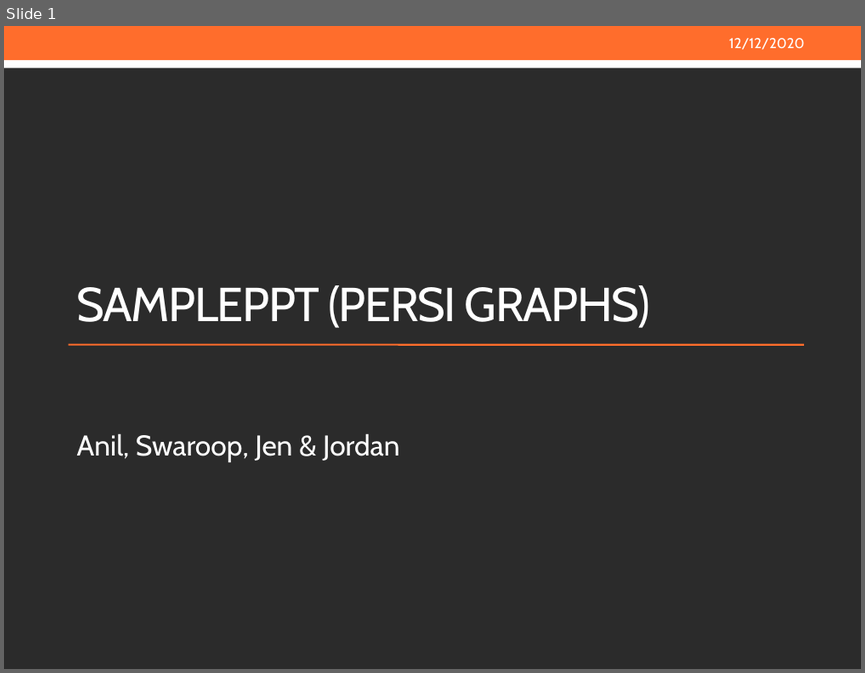
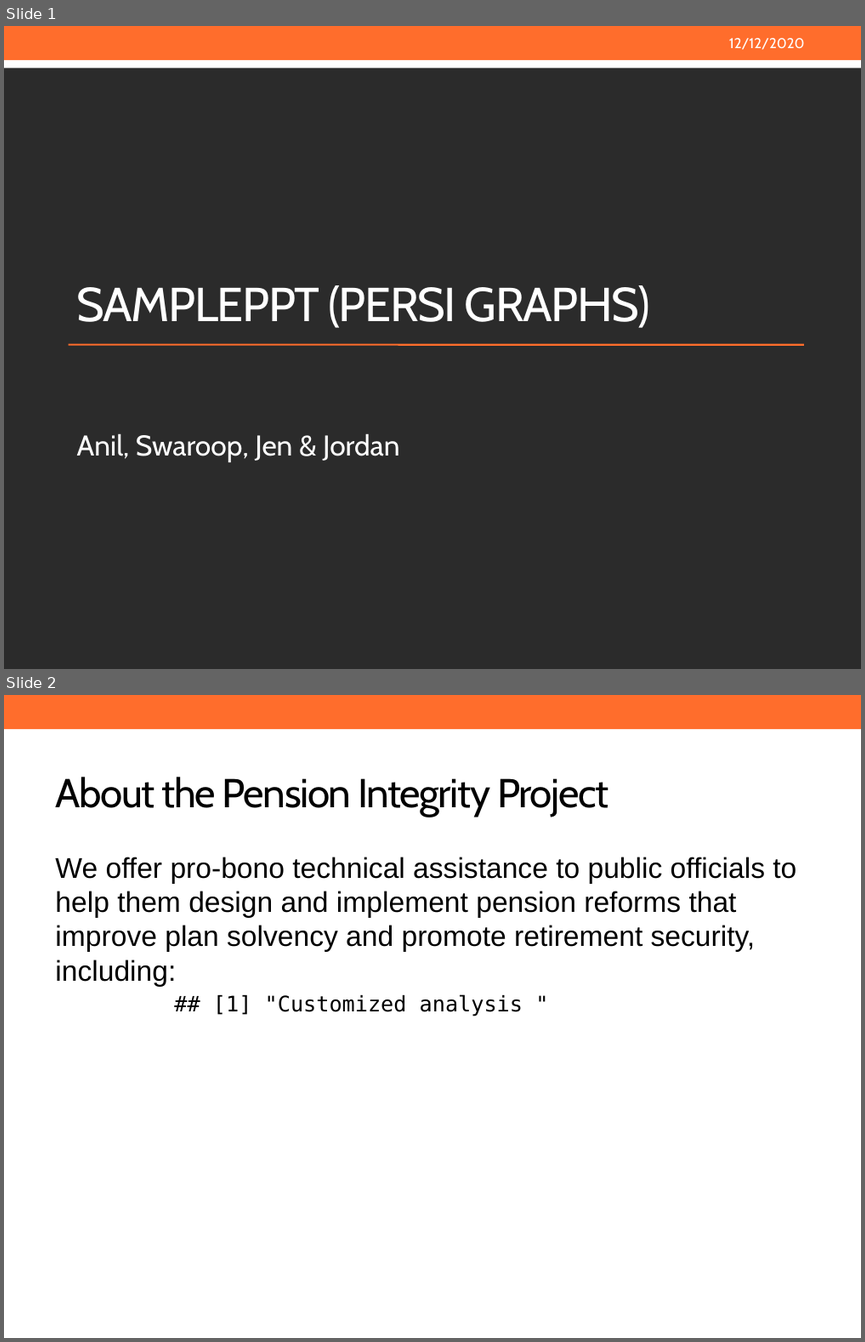
Before and after one commit to ReasonFoundation/GraphicsR, a slide deck: DeckUpdate/SamplePPT.pptx. Shown one above the other, each under a label of ours: slide 1 before the commit, slides 1 and 2 after it. The pictures are 865x673 and 865x1342 pixels, drawn with LibreOffice and Linux fonts; fonts in the diff are those of the drawing; background and template pictures are left out; a plain dark background stands for a picture behind light text. Boxes give left, top, right and bottom in pixels: in the first picture for what was removed or moved away, otherwise in the second. Text is boxed around its words. In the diff, an @@ line names an element or a change of style, - is before the commit and + after.

Commit message:
Updated SamplePPT

```diff
--- a/DeckUpdate/SamplePPT.pptx
+++ b/DeckUpdate/SamplePPT.pptx
@@ slide 2 added at (4,695,861,1338), background #FFFFFF; not listed: 1 template element that a slide beside it also shows @@
@@ title added at (55,777,608,817), 34 pt, text #000000 @@
+About the Pension Integrity Project
@@ text added at (55,857,796,1016), 24 pt, text #000000 @@
+We offer pro-bono technical assistance to public officials to help them design and implement pension reforms that improve plan solvency and promote retirement security, including:
+## [1] "Customized analysis "
```
Also in this commit, not shown: 4 other files.
